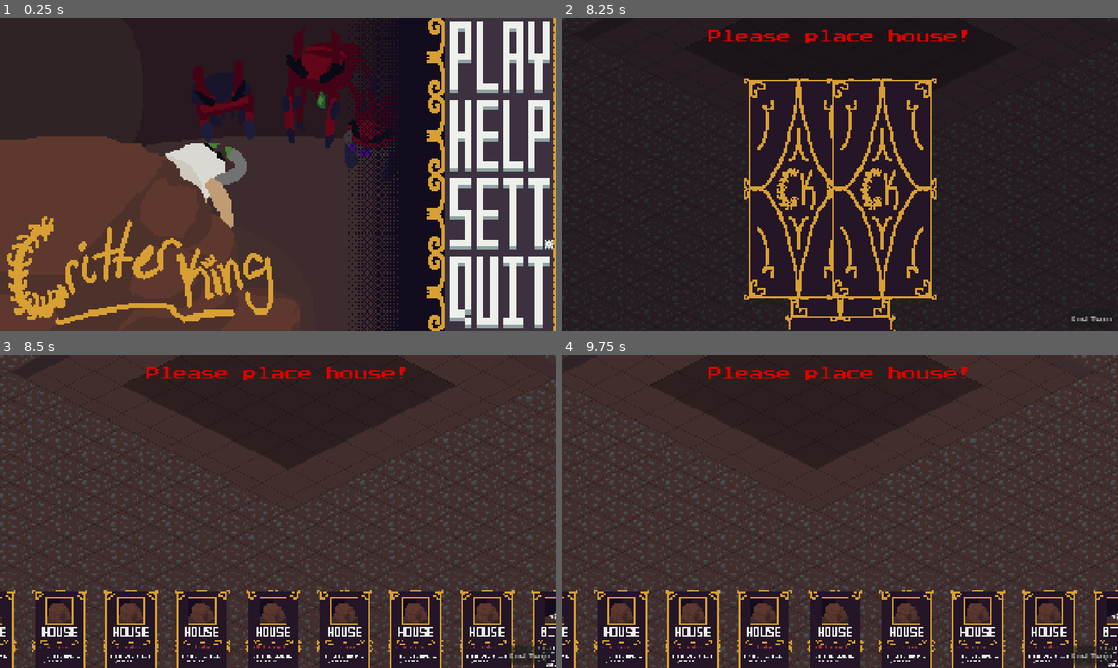
Above: before the commit, frames 1-4 (two rows, left to right).
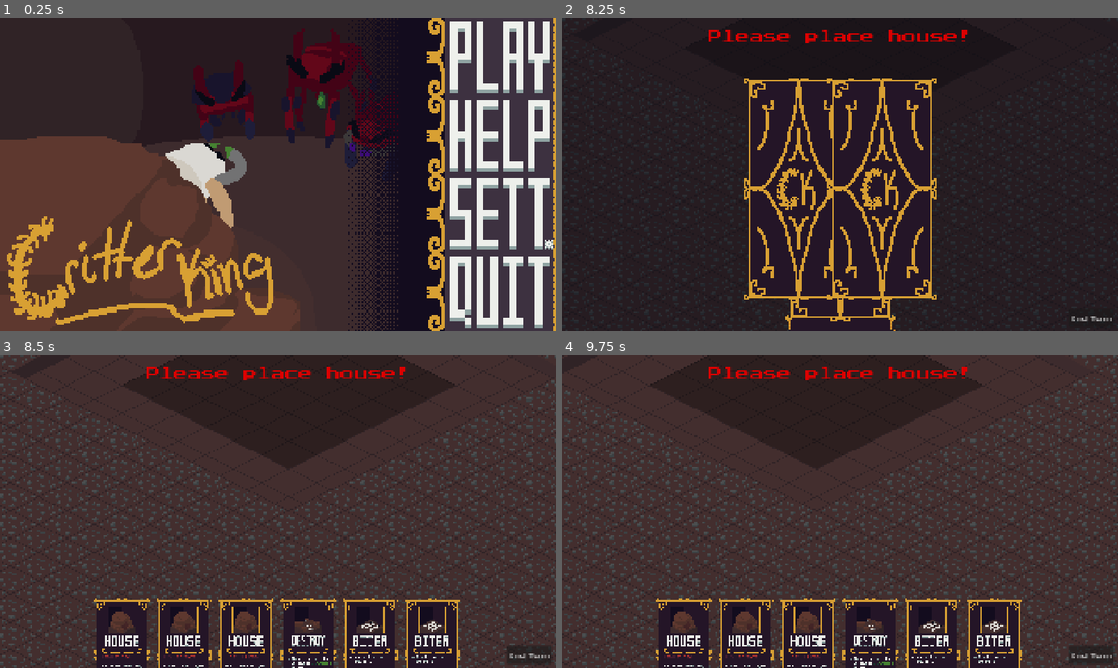
Above: after the commit, the same moments.

Repository: LogCheung/Critterking
Game: Godot game, scene res://World/Scenes/world.tscn
The game is run twice, just before and just after one commit, with the same random seed, the same clock (stepped at 60 frames per second) and the same inputs.
Inputs (mouse positions are in pixels of both pictures, inside the frame that each line leads up to):
- Up to frame 1 (0.25 s): no input
- Up to frame 2 (8.25 s): click (1062, 58) at 0.5 s; move the mouse to (962, 158) at 1.27 s; hold S (camera_move_down) 1.28-2 s; click (962, 158) at 1.42 s; click (834, 215) at 2 s; click "End Turn" at 2.75 s; click (695, 136) at 3.52 s; click (834, 215) at 4.25 s; click "End Turn" at 5 s; click (834, 215) at 5.75 s; click "End Turn" at 6.5 s; click (695, 136) at 7.27 s; move the mouse to (728, 190) at 8.02 s; tap A (camera_move_left) at 8.1 s; click (728, 190) at 8.17 s
- Up to frame 3 (8.5 s): no input
- Up to frame 4 (9.75 s): click (623, 646) at 8.77 s; tap Enter at 9.5 s; move the mouse to (895, 442) at 9.52 s; hold D (camera_move_right) from 9.53 s (still down); click (895, 442) at 9.67 s

Frames 1-2 are identical in both runs. In frame 3, 16% of the frame differs, in the area x 0-100%, y 75-100%; in frame 4, 16%.

Commit message:
card position readjustment

Diff:
--- a/minibadkings/UI/Scenes/card.gd
+++ b/minibadkings/UI/Scenes/card.gd
@@ -25,6 +25,10 @@
 var default_position : Vector2
 var setting_up : bool = true
 var choice_picked : bool = false
+var refreshing : bool = false
+
+func _ready() -> void:
+	if for_show: scale = Vector2(3,3)
 
 func set_up() -> void:
 	match_type()
@@ -35,8 +39,12 @@
 var tile : Vector2i
 func _process(delta: float) -> void:
 	if setting_up : return
+	if refreshing :
+		await get_tree().create_timer(.3).timeout
+		default_position = position
+		refreshing = false
+		return
 	if for_show: return
-	scale = Vector2(.75,.75)
 	if Input.is_action_just_pressed("select") and !selected:
 		if Rect2(Vector2(), size).has_point(get_local_mouse_position()):
 			selected = true
@@ -86,10 +94,14 @@
 	tileWorld.handle_navigable_cells()
 
 func remove_self() -> void:
+	var cards = ui.hand.get_child(0).get_children()
+	for c : Card in cards:
+		c.refreshing = true
 	selected = false
 	Global.cardsInHand.remove_at(Global.cardsInHand.find(self))
 	queue_free()
 	refresh_positions()
+
 func plop_building() -> void:
 	if type == CARDTYPE.DESTROY :
 		if check_destroy(tile) : remove_self()
@@ -138,6 +150,7 @@
 	world.add_child(des)
 	for b : Building in buildings:
 		if b.tile == Vector2i(plopTile):
+			b.on_destroyed()
 			b.remove()
 			return true
 	return false
@@ -158,6 +171,7 @@
 	return false
 
 func randomize_type() -> void:
+	if !for_show : return
 	match rolltype:
 		ROLLTYPE.GENERAL:
 			type = (randi() % CARDTYPE.size() - 1) + 1
@@ -200,15 +214,10 @@
 	for c : Card in cards:
 		c.choice_picked = true
 func refresh_positions() -> void:
-	await get_tree().create_timer(1).timeout
-	print("ok")
 	var cards = ui.hand.get_child(0).get_children()
-	var newCards = cards.duplicate()
 	for c : Card in cards:
-		c.queue_free()
-	for c : Card in newCards:
-		ui.hand.get_child(0).add_child(c)
 		c.set_up()
+
 
 func add_card_to_hand() -> void:
 	var dupe : Card = preload("res://UI/Scenes/card.tscn").instantiate()
--- a/minibadkings/UI/Scenes/card.tscn
+++ b/minibadkings/UI/Scenes/card.tscn
@@ -55,7 +55,6 @@
 offset_bottom = -544.24
 grow_horizontal = 2
 grow_vertical = 2
-scale = Vector2(3, 3)
 mouse_filter = 2
 script = ExtResource("2_e2s86")
 
--- a/minibadkings/UI/Scenes/ui.tscn
+++ b/minibadkings/UI/Scenes/ui.tscn
@@ -377,7 +377,6 @@
 
 [node name="Hand" type="Control" parent="."]
 unique_name_in_owner = true
-visible = false
 layout_mode = 3
 anchors_preset = 0
 offset_right = 1920.0
@@ -392,16 +391,16 @@
 anchor_top = 1.0
 anchor_right = 0.5
 anchor_bottom = 1.0
-offset_left = -860.0
-offset_top = -270.0
-offset_right = 100.0
-offset_bottom = 2.0
+offset_left = -915.0
+offset_top = -239.0
+offset_right = 367.0
+offset_bottom = 33.0
 grow_horizontal = 2
 grow_vertical = 0
-scale = Vector2(2, 2)
+scale = Vector2(1.5, 1.5)
 pivot_offset = Vector2(100, 0)
 mouse_filter = 2
-theme_override_constants/separation = -5
+theme_override_constants/separation = 15
 alignment = 1
 
 [node name="HandOrigin" type="Node2D" parent="Hand"]
--- a/minibadkings/World/Scripts/world.gd
+++ b/minibadkings/World/Scripts/world.gd
@@ -48,8 +48,11 @@
 
 	# add house card
 	starting_roll = true
-	for i in range(8):
+	for i in range(3):
 		add_house_card()
+	var hCard : Card = preload("res://UI/Scenes/card.tscn").instantiate()
+	hCard.type = Card.CARDTYPE.DESTROY
+	ui.hand.get_child(0).add_child(hCard)
 func add_house_card() -> void:
 	var hCard : Card = preload("res://UI/Scenes/card.tscn").instantiate()
 	hCard.type = Card.CARDTYPE.HOUSE
